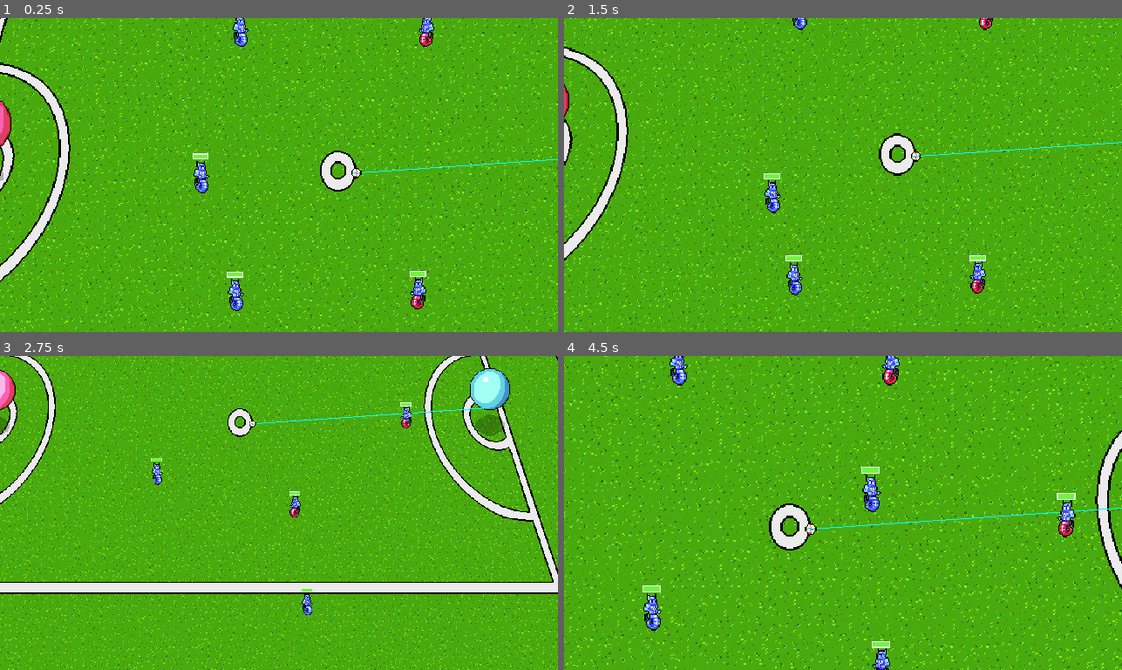
Above: before the commit, frames 1-4 (two rows, left to right).
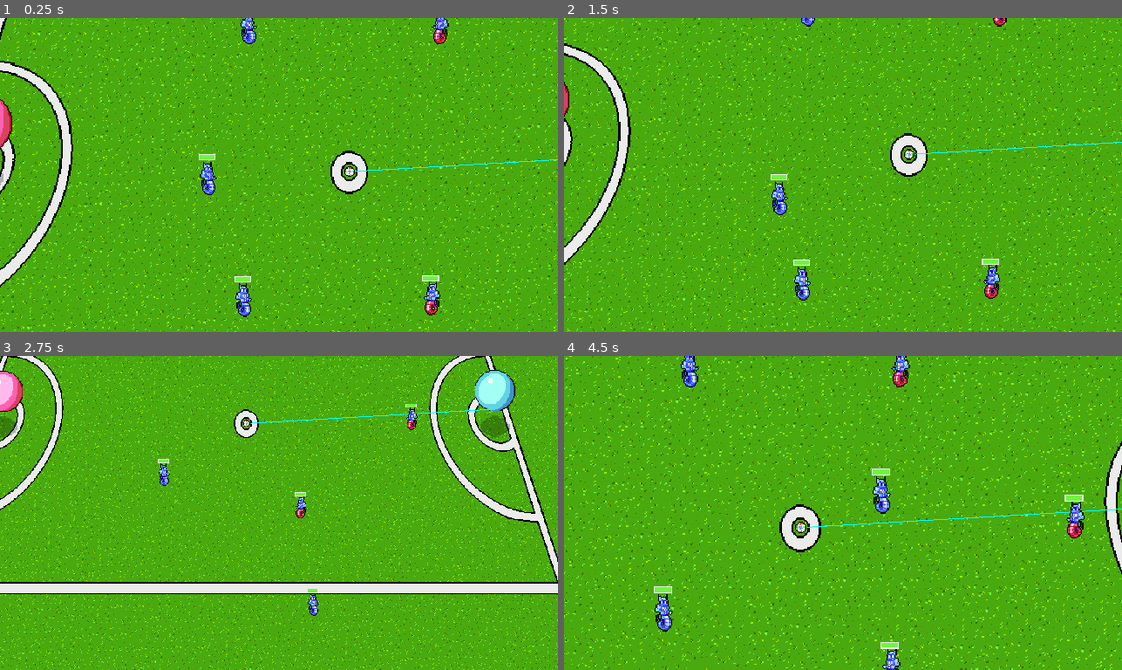
Above: after the commit, the same moments.

Repository: gamkedo-la/Elementaball
Game: Godot game, scene res://Node2D.tscn
Same seed, same stepped clock (60 frames per second), same inputs: the game is played once before the commit and once after it.
Inputs:
- Up to frame 1 (0.25 s): no input
- Up to frame 2 (1.5 s): hold Right (ui_right) 0.53-1.28 s; hold Down (ui_down) from 1.28 s (still down)
- Up to frame 3 (2.75 s): release Down (ui_down) at 2.03 s; hold Right (ui_right) from 2.03 s (still down)
- Up to frame 4 (4.5 s): release Right (ui_right) at 2.78 s; hold Up (ui_up) 2.78-3.53 s; hold Left (ui_left) from 3.53 s (still down)

The runs differ from the first frame. In frame 1, 15% of the frame differs, in the area x 0-100%, y 0-100%; in frame 2, 15%; in frame 3, 18%; in frame 4, 16%.

Commit message:
AI waits for block to attempt tackling again

Diff:
--- a/Field and Equipment/Ball.gd
+++ b/Field and Equipment/Ball.gd
@@ -136,6 +136,7 @@
 	blockMenu.popup()
 	blockMenu.rect_position = controllingPlayer.global_position
 
+	SceneController.emit_signal("blocking", true)
 	yield(self, "blocked")
 
 	var damageReduction = calc_damage_reduction(tackledType)
@@ -262,6 +263,7 @@
 	blockedType = abilityTypes[id]
 	selecting = false
 	emit_signal("blocked")
+	SceneController.emit_signal("blocking", false)
 
 func calc_power_modifier(baseDamage):
 	baseDamage += attacker.power
--- a/Players/AIPlayer.gd
+++ b/Players/AIPlayer.gd
@@ -9,6 +9,7 @@
 var intercepting = false
 var inDefenseZone = true
 var tacklingInProgress = false
+var blockingInProgress = false
 var tacklerIsSelf = false
 var stealCooldown = false
 var defenseZone
@@ -50,6 +51,7 @@
 	SceneController.connect("inPossession", self, "set_possession")
 	SceneController.connect("controlling", self, "set_control")
 	SceneController.connect("tackling", self, "toggle_tackling")
+	SceneController.connect("blocking", self, "toggle_blocking")
 	aniMachine = $AnimationTree["parameters/playback"]
 
 
@@ -138,7 +140,7 @@
 		move_and_slide(velocity);
 	elif (targetType == "intercept" and destination != to_local(ball.global_position)):
 		destination = ballPosition
-	elif (destination == ballPosition and ball.kicking == false and stealCooldown == false):
+	elif (destination == ballPosition and ball.kicking == false and stealCooldown == false and tacklingInProgress == false):
 		_try_steal();
 	elif distance2Target > 5:
 		move_and_slide(velocity)
@@ -156,8 +158,13 @@
 func toggle_tackling(trueOrFalse):
 		tacklingInProgress = trueOrFalse
 
+func toggle_blocking(trueOrFalse):
+		blockingInProgress = trueOrFalse
+
 func tackle_ended():
 	if inPossession == false:
+		if blockingInProgress:
+			yield(SceneController, "blocking")
 		tacklerIsSelf = false
 		SceneController.emit_signal("tackling", false)
 		reset_intercept()
--- a/Players/Enemy.tscn
+++ b/Players/Enemy.tscn
@@ -42,7 +42,7 @@
 position = Vector2( 185.723, 70.8173 )
 collision_mask = 3
 script = ExtResource( 2 )
-speed = 150
+speed = 300
 
 [node name="AnimatedSprite" type="AnimatedSprite" parent="."]
 position = Vector2( 1.05083, -1.02803 )
@@ -50,21 +50,21 @@
 animation = "Blue Enemy Idle"
 
 [node name="EnemyCollider" type="CollisionShape2D" parent="."]
-position = Vector2( -7.91602, 0.695878 )
-rotation = 0.0222567
+position = Vector2( -2.61469, 4.16596 )
+rotation = 0.0115828
 shape = SubResource( 1 )
 
 [node name="Position2D" type="Position2D" parent="."]
 position = Vector2( -8.71283, -0.550415 )
 
 [node name="InterceptArea" parent="." instance=ExtResource( 3 )]
-position = Vector2( -0.161133, 0.0360718 )
+position = Vector2( -0.540016, 0.162682 )
 
 [node name="Health Bar" parent="." instance=ExtResource( 4 )]
-margin_left = -73.4833
-margin_top = -46.8988
-margin_right = -73.4833
-margin_bottom = -46.8988
+margin_left = -73.8622
+margin_top = -46.7722
+margin_right = -73.8622
+margin_bottom = -46.7722
 
 [node name="Health Bar" parent="Health Bar" index="0"]
 margin_left = 65.5849
--- a/Scene Controller.gd
+++ b/Scene Controller.gd
@@ -4,6 +4,7 @@
 signal inPossession(player)
 signal controlling(player)
 signal tackling(trueOrFalse)
+signal blocking(trueOrFalse)
 
 #All the players on the field
 var playerCenter
